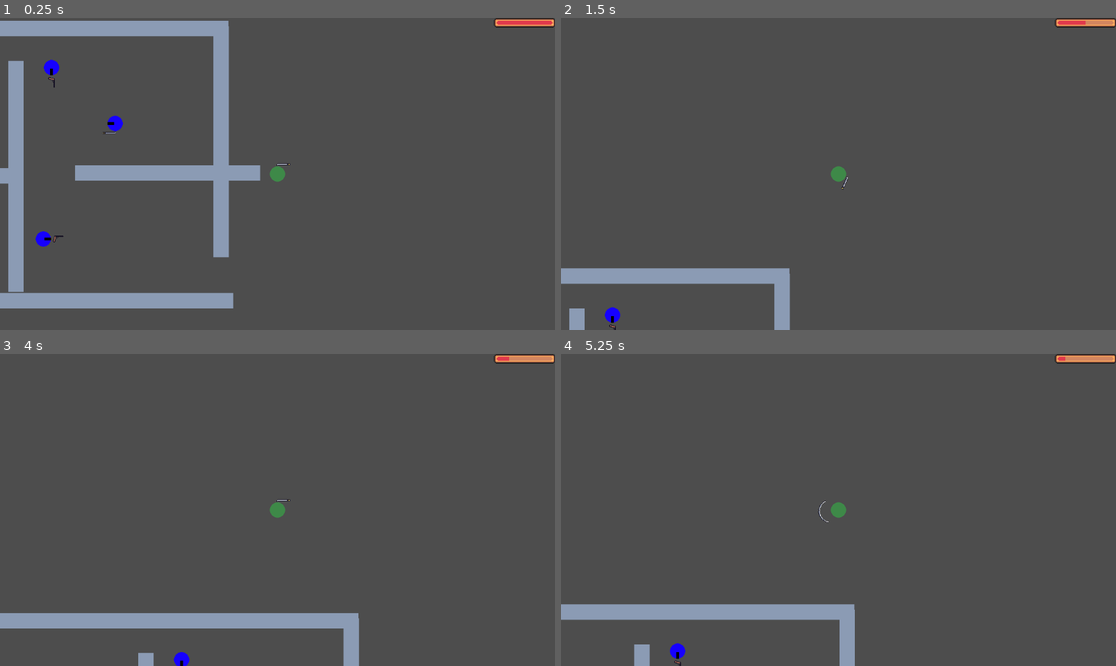
Above: before the commit, frames 1-4 (two rows, left to right).
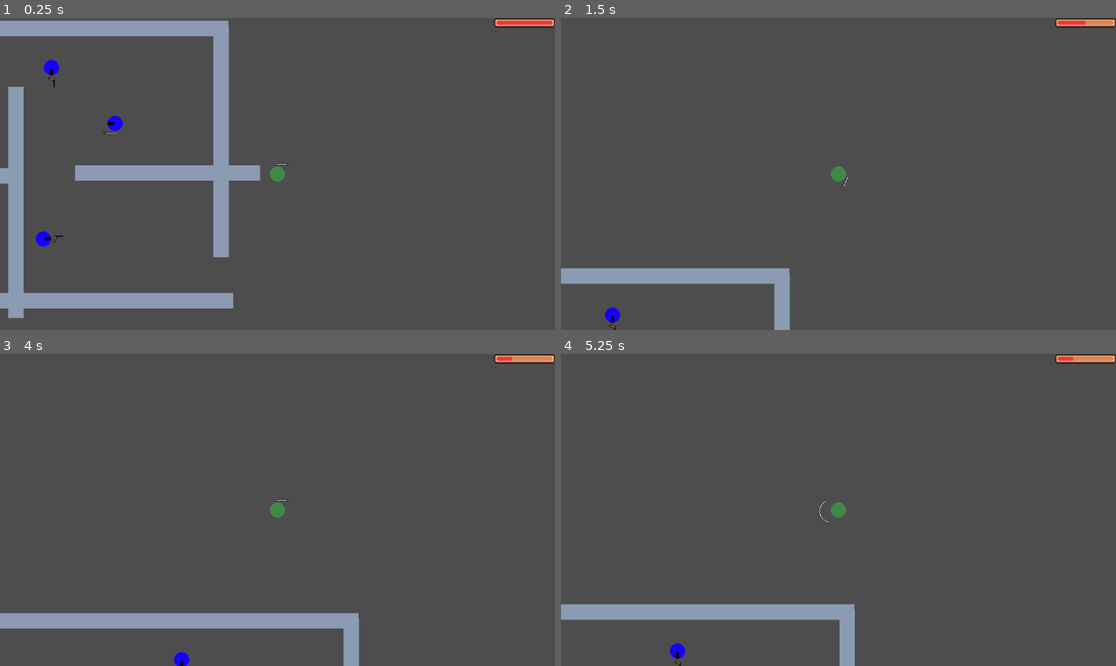
Above: after the commit, the same moments.

Repository: whocares-abt/fast-pace
Game: Godot game, scene res://Scenes/debug_map.tscn
Same seed, same stepped clock (60 frames per second), same inputs: the game is played once before the commit and once after it.
Inputs (mouse positions are in pixels of both pictures, inside the frame that each line leads up to):
- Up to frame 1 (0.25 s): no input
- Up to frame 2 (1.5 s): tap Enter at 0.5 s; move the mouse to (810, 236) at 0.52 s; press the mouse at (810, 236) at 0.53 s; hold W (move_up) from 0.53 s (still down); move the mouse to (1005, 220) at 1.27 s; release the mouse at (1005, 220) at 1.28 s; tap Shift (bullet_time) at 1.35 s
- Up to frame 3 (4 s): move the mouse to (111, 463) at 2.02 s; release W (move_up) at 2.03 s; hold Right mouse button (knife_throw) 2.03-2.78 s; hold A (move_left) 2.03-3.53 s; move the mouse to (305, 510) at 2.77 s; click (305, 510) at 2.85 s; move the mouse to (194, 432) at 3.52 s; hold S (move_down) from 3.53 s (still down); hold Shift (bullet_time) from 3.53 s (still down)
- Up to frame 4 (5.25 s): move the mouse to (960, 494) at 4.27 s; release S (move_down) at 4.28 s; release Shift (bullet_time) at 4.28 s; hold D (move_right) 4.28-5.03 s; right-click (960, 494) at 4.35 s; move the mouse to (727, 525) at 5.02 s; press the mouse at (727, 525) at 5.03 s; hold W (move_up) from 5.03 s (still down)

The runs differ from the first frame. In frame 1, 0.3% of the frame differs, in the area x 1-5%, y 13-97%; in frame 2, 0.2%; in frame 3, 0.1%; in frame 4, 0.2%.

Commit message:
Godot version update

Diff:
--- a/Resources/Combat/pistol.tres
+++ b/Resources/Combat/pistol.tres
@@ -8,5 +8,5 @@
 weapon_name = "pistol"
 firing_rate = 0.5
 attack_hold = 0.1
-projectile_speed = 1000.0
+projectile_speed = 1500.0
 metadata/_custom_type_script = "uid://dqsfxyh6jojdx"
--- a/Scenes/Characters/enemy_character.tscn
+++ b/Scenes/Characters/enemy_character.tscn
@@ -32,11 +32,11 @@
 "speed": 5.0
 }]
 
-[sub_resource type="CircleShape2D" id="CircleShape2D_nraa5"]
-radius = 16.03122
+[sub_resource type="CircleShape2D" id="CircleShape2D_p5gug"]
+radius = 0.01
 
 [sub_resource type="CircleShape2D" id="CircleShape2D_sdh2x"]
-radius = 25.019993
+radius = 20.0
 
 [sub_resource type="RectangleShape2D" id="RectangleShape2D_mwus0"]
 size = Vector2(325, 75)
@@ -53,7 +53,7 @@
 sprite_frames = SubResource("SpriteFrames_sdh2x")
 
 [node name="CollisionShape2D" type="CollisionShape2D" parent="."]
-shape = SubResource("CircleShape2D_nraa5")
+shape = SubResource("CircleShape2D_p5gug")
 
 [node name="Hitbox" parent="." instance=ExtResource("3_sdh2x")]
 
--- a/Scenes/Characters/player_character.tscn
+++ b/Scenes/Characters/player_character.tscn
@@ -44,6 +44,7 @@
 
 [node name="PlayerCharacter" type="CharacterBody2D"]
 script = ExtResource("1_l560e")
+max_health = 10
 
 [node name="CombatAbilities" type="Node2D" parent="."]
 
@@ -80,7 +81,7 @@
 process_material = ExtResource("7_mnpb2")
 
 [node name="HealthTimer" type="Timer" parent="."]
-wait_time = 0.4
+wait_time = 0.7
 autostart = true
 
 [connection signal="hurtbox_entered" from="Hitbox" to="." method="_on_hitbox_hurtbox_entered"]
--- a/Scenes/Combat/hitbox.tscn
+++ b/Scenes/Combat/hitbox.tscn
@@ -1,10 +1,11 @@
-[gd_scene load_steps=2 format=3 uid="uid://jtjvgtyiaplq"]
+[gd_scene format=3 uid="uid://jtjvgtyiaplq"]
 
 [ext_resource type="Script" uid="uid://bk67e8ijpo1m" path="res://Scripts/Combat/hitbox.gd" id="1_he84f"]
 
-[node name="Hitbox" type="Area2D"]
+[node name="Hitbox" type="Area2D" unique_id=1751360872]
 collision_layer = 0
 collision_mask = 2
+monitorable = false
 script = ExtResource("1_he84f")
 
 [connection signal="area_entered" from="." to="." method="_on_area_entered"]
--- a/Scenes/Combat/hurtbox.tscn
+++ b/Scenes/Combat/hurtbox.tscn
@@ -1,8 +1,9 @@
-[gd_scene load_steps=2 format=3 uid="uid://c6yca5h55hus"]
+[gd_scene format=3 uid="uid://c6yca5h55hus"]
 
 [ext_resource type="Script" uid="uid://dfkbugvkjexbv" path="res://Scripts/Combat/hurtbox.gd" id="1_dy04o"]
 
-[node name="Hurtbox" type="Area2D"]
+[node name="Hurtbox" type="Area2D" unique_id=1175607438]
 collision_layer = 2
 collision_mask = 0
+monitoring = false
 script = ExtResource("1_dy04o")
--- a/Scenes/debug_map.tscn
+++ b/Scenes/debug_map.tscn
@@ -43,7 +43,7 @@
 scale = Vector2(1, 18)
 
 [node name="Wall3" parent="Walls" instance=ExtResource("2_jcsea")]
-position = Vector2(-112, 48.000008)
+position = Vector2(-112, 102)
 scale = Vector2(1, 15)
 
 [node name="Wall4" parent="Walls" instance=ExtResource("2_jcsea")]
--- a/Scripts/Combat/hitbox.gd
+++ b/Scripts/Combat/hitbox.gd
@@ -7,9 +7,7 @@
 	hurtbox_entered.emit(area)
 
 func disable_hitbox():
-	monitorable = false
 	monitoring = false
 
 func enable_hitbox():
-	monitorable = true
 	monitoring = true
--- a/Scripts/Combat/hurtbox.gd
+++ b/Scripts/Combat/hurtbox.gd
@@ -10,11 +10,9 @@
 
 func enable_hurtbox():
 	monitorable = true
-	monitoring = true
 
 func disable_hurtbox():
 	monitorable = false
-	monitoring = false
 
 func deflection(deflection_hitbox_owners):
 	add_hurtbox_owners(deflection_hitbox_owners)
--- a/project.godot
+++ b/project.godot
@@ -8,11 +8,15 @@
 
 config_version=5
 
+[animation]
+
+compatibility/default_parent_skeleton_in_mesh_instance_3d=true
+
 [application]
 
 config/name="Fast Pace"
 run/main_scene="uid://b2auqnh7xqqrx"
-config/features=PackedStringArray("4.5", "Forward Plus")
+config/features=PackedStringArray("4.6", "Forward Plus")
 config/icon="res://icon.svg"
 
 [autoload]
Not shown: 1 places in Resources/Spriteframes/katana.tres that only renumber resources
Not shown, changed: .DS_Store
Not shown, changed: Assets/.DS_Store
Not shown, changed: Assets/Art/.DS_Store
Not shown, changed: Assets/Art/Textures/.DS_Store
Not shown, added: Assets/Art/Textures/Characters/.DS_Store
Not shown, added: Resources/.DS_Store
